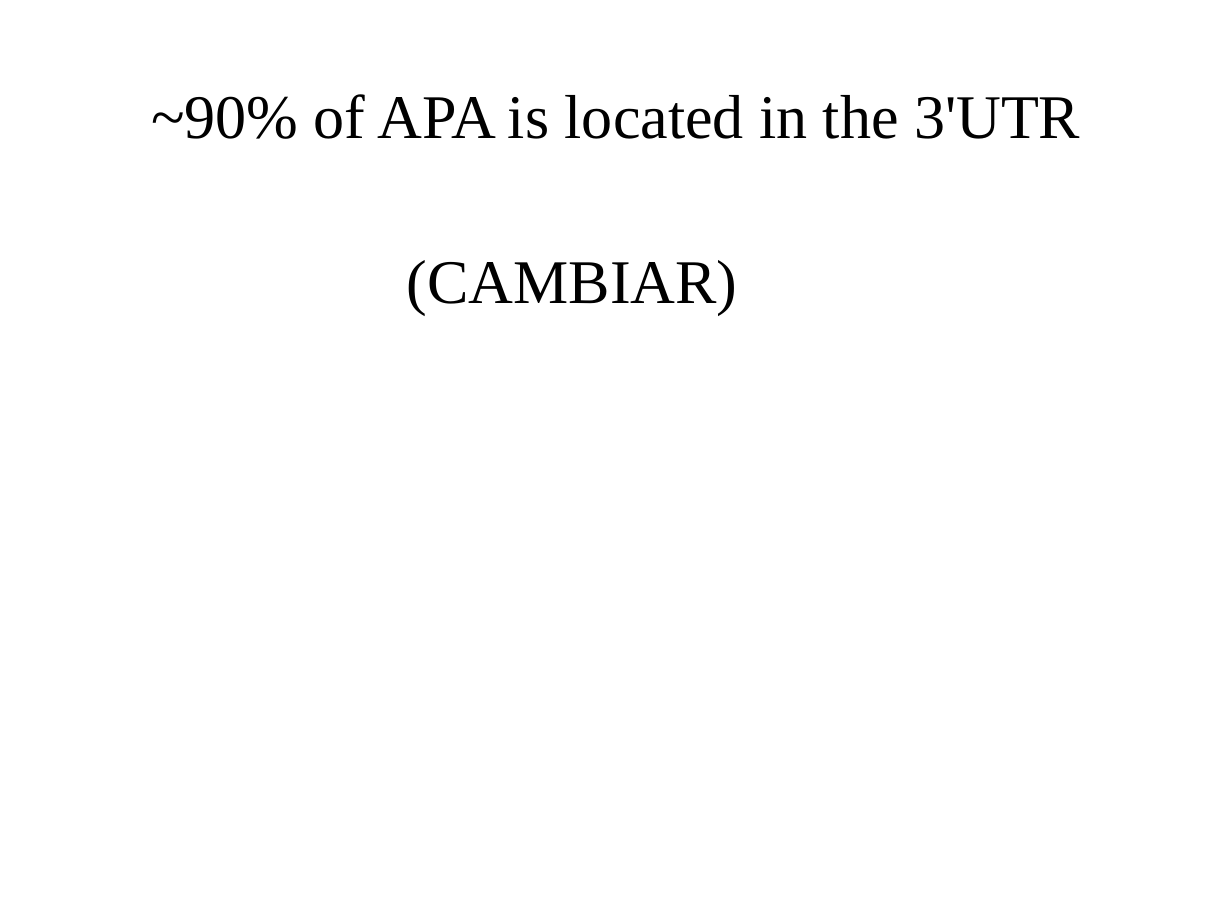
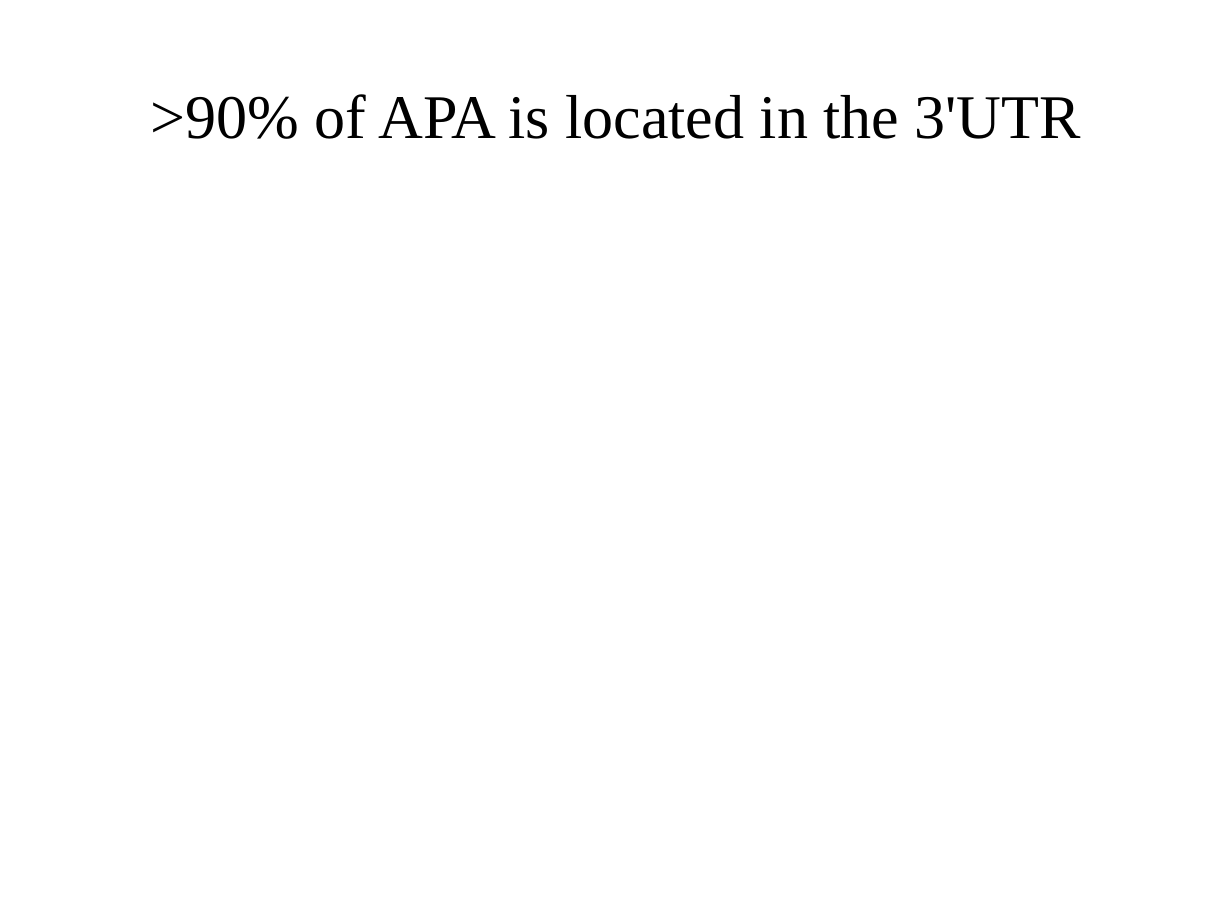
Before and after one commit to wilkinsonlab/m-oryzae-polya, a slide deck: slide 19 of doc/oryzae_presentation.odp (slide 18 before the commit). Drawn at 1232x924 pixels with LibreOffice and Linux fonts; fonts in the diff are those of the drawing. Boxes give left, top, right and bottom in pixels: in the first picture for what was removed or moved away, otherwise in the second. Text is boxed around its words. In the diff, an @@ line names an element or a change of style, - is before the commit and + after.

```diff
--- a/doc/oryzae_presentation.odp
+++ b/doc/oryzae_presentation.odp
@@ title at (x1=150, y1=94, x2=1081, y2=139): text changed @@
-~90% of APA is located in the 3'UTR
+>90% of APA is located in the 3'UTR
@@ text removed at (x1=407, y1=260, x2=738, y2=315) @@
-(CAMBIAR)
```
Also in this commit, not shown: 5 other slides changed, 1 slide added, 22 other files.
